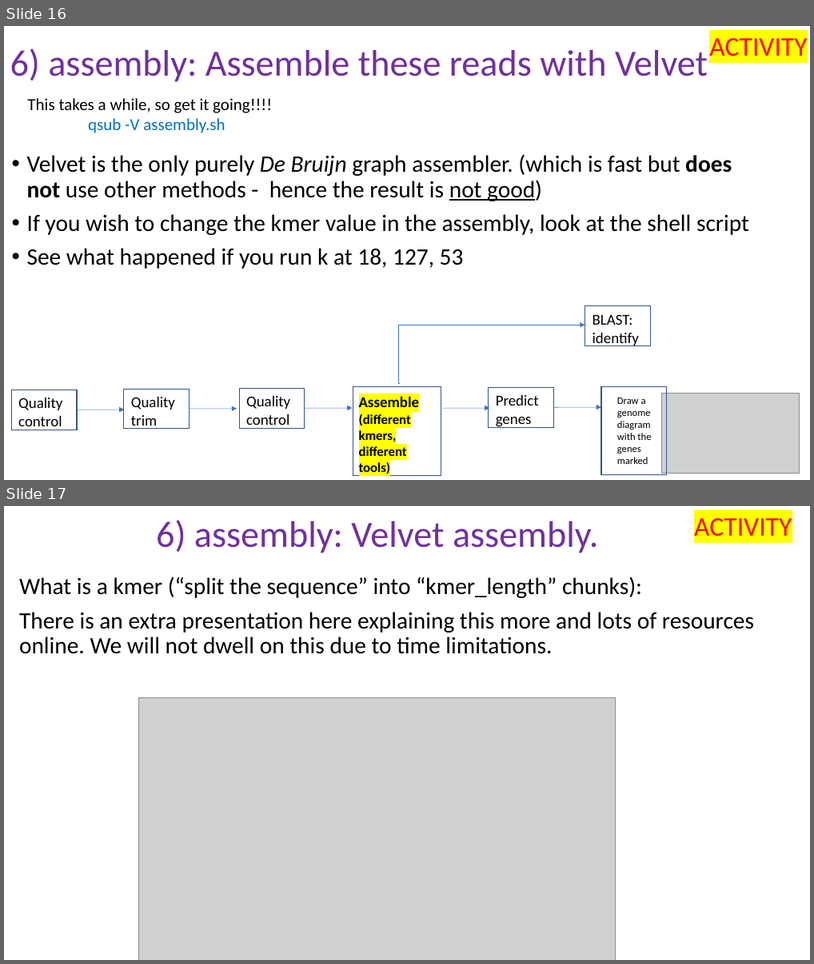
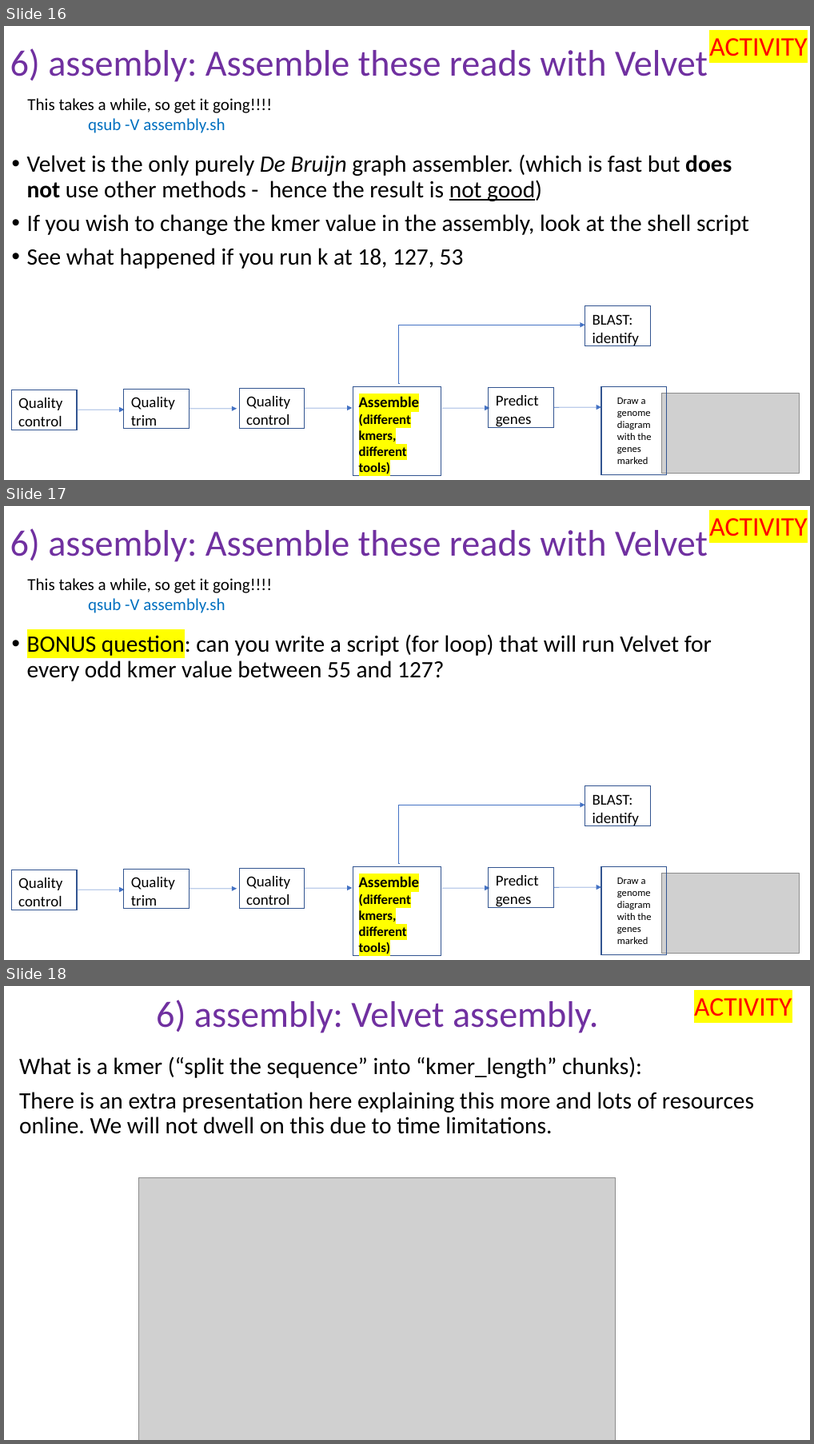
Before and after one commit to peterthorpe5/Msc_Digital_Health, a slide deck: powerpoint/6_assembly.pptx. Shown one above the other, each under a label of ours: slides 16 and 17 before the commit, slides 16, 17 and 18 after it. The pictures are 814x964 and 814x1444 pixels, drawn with LibreOffice and Linux fonts; fonts in the diff are those of the drawing; grey boxes stand for pictures. Boxes give left, top, right and bottom in pixels: in the first picture for what was removed or moved away, otherwise in the second. Text is boxed around its words. In the diff, an @@ line names an element or a change of style, - is before the commit and + after.

```diff
--- a/powerpoint/6_assembly.pptx
+++ b/powerpoint/6_assembly.pptx
@@ slide 17 added at [4, 506, 810, 960], background #FFFFFF @@
@@ title added at [10, 528, 708, 562], 44 pt, text #7030A0 @@
+6) assembly: Assemble these reads with Velvet
@@ text added at [710, 518, 807, 536], 32 pt, text #FF0000 @@
+ACTIVITY
@@ text added at [27, 578, 272, 613], 20 pt, text #000000 @@
+This takes a while, so get it going!!!!
+qsub -V assembly.sh
@@ text added at [27, 632, 712, 681], 28 pt, text #000000 @@
+• BONUS question: can you write a script (for loop) that will run Velvet for every odd kmer value between 55 and 127?
@@ rectangle added at [586, 786, 650, 826], outline #325491 1 pt @@
@@ elbow arrow added from (400, 863) to (586, 805), #4472C4 0.5 pt @@
@@ text added at [593, 794, 639, 826], 18 pt, text #000000 @@
+BLAST: identify
@@ rectangle added at [11, 869, 77, 909], outline #325491 1 pt @@
@@ text added at [18, 877, 62, 910], 18 pt, text #000000 @@
+Quality control
@@ arrow added from (77, 889) to (124, 889), #4472C4 0.5 pt @@
@@ rectangle added at [124, 868, 189, 908], outline #325491 1 pt @@
@@ text added at [131, 876, 175, 908], 18 pt, text #000000 @@
+Quality trim
@@ arrow added from (189, 888) to (237, 888), #4472C4 0.5 pt @@
@@ rectangle added at [239, 868, 305, 908], outline #325491 1 pt @@
@@ text added at [246, 876, 290, 908], 18 pt, text #000000 @@
+Quality control
@@ arrow added from (305, 888) to (353, 888), #4472C4 0.5 pt @@
@@ rectangle added at [353, 867, 442, 955], outline #325491 1 pt @@
@@ text added at [359, 875, 420, 956], 16 pt, text #000000, bold @@
+Assemble (different kmers, different tools)
@@ arrow added from (442, 888) to (490, 888), #4472C4 0.5 pt @@
@@ rectangle added at [489, 867, 554, 907], outline #325491 1 pt @@
@@ text added at [496, 875, 539, 908], 18 pt, text #000000 @@
+Predict genes
@@ arrow added from (554, 887) to (602, 887), #4472C4 0.5 pt @@
@@ rectangle added at [602, 867, 667, 954], outline #325491 1 pt @@
@@ text added at [618, 877, 651, 944], 12 pt, text #000000 @@
+Draw a genome diagram with the genes marked
@@ picture added at [662, 873, 799, 952] @@
@@ what was slide 17 is now slide 18 @@
```
Also in this commit, not shown: 1 other file.
